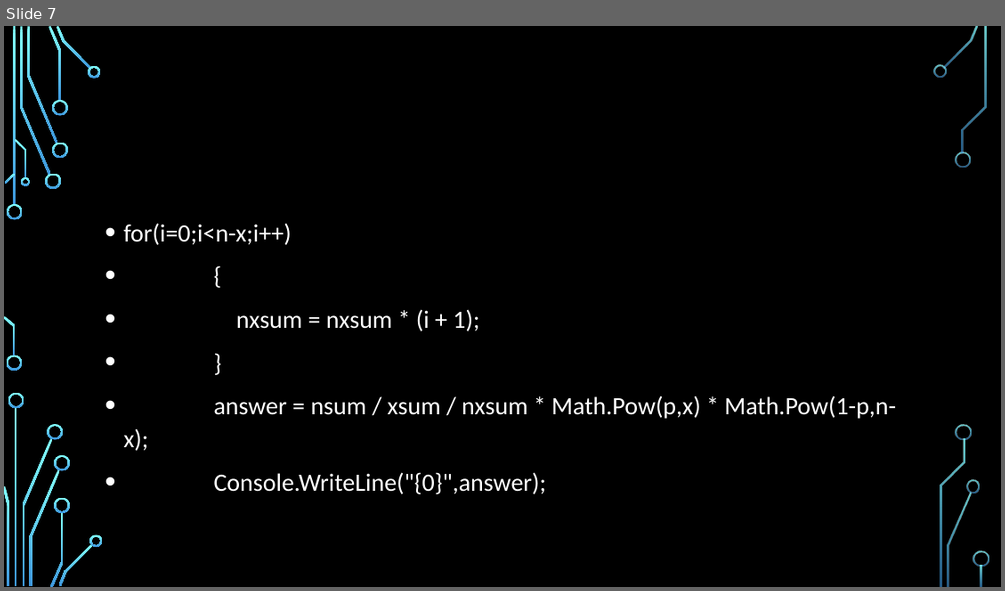
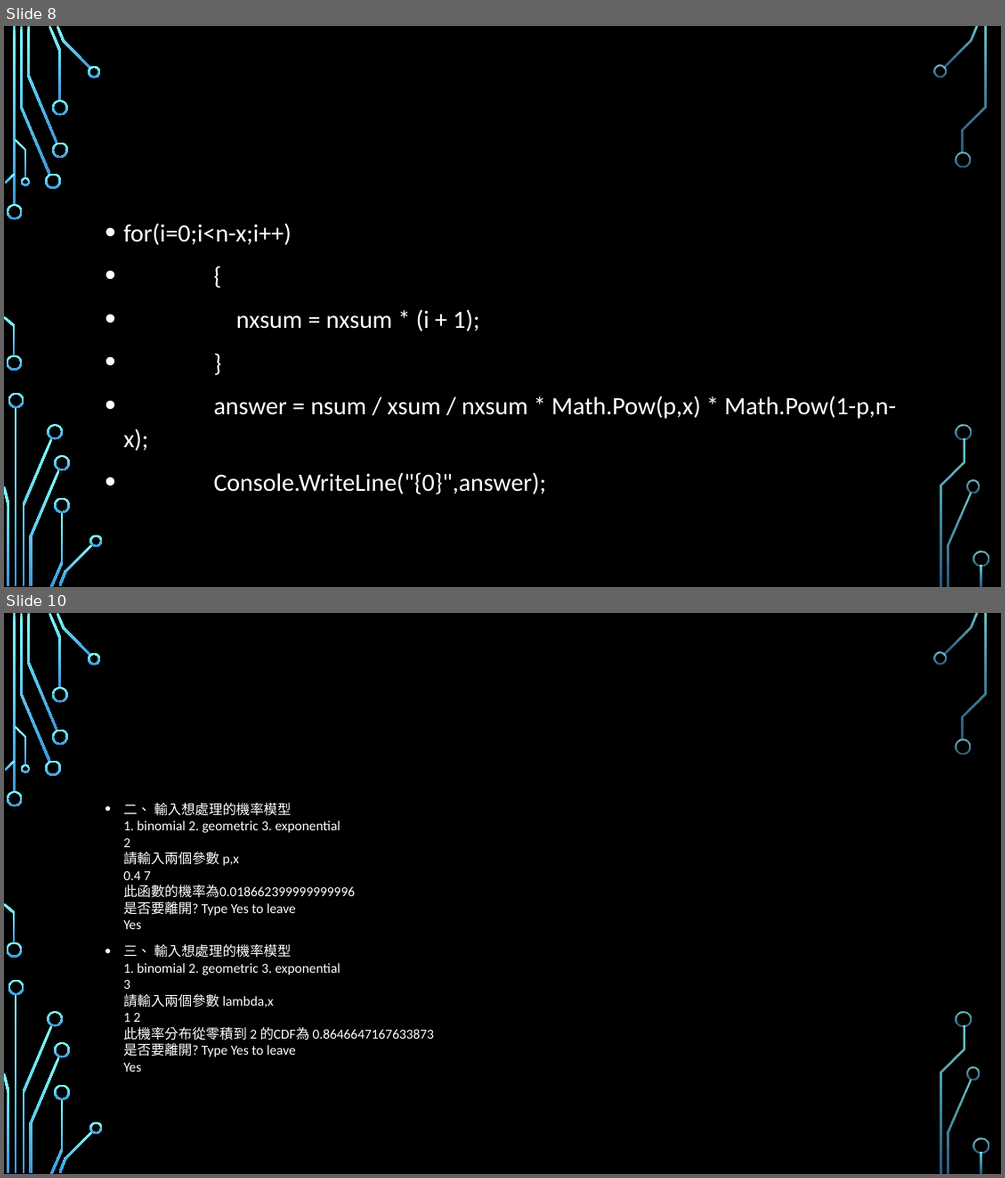
Before and after one commit to fordevoted/1092_EE3031_Computer-Programming, a slide deck: homework/HW1/group4/b08507008.pptx. Shown one above the other, each under a label of ours: slide 7 before the commit, slides 8 and 10 after it; the slides between them are not shown. The pictures are 1005x591 and 1005x1178 pixels, drawn with LibreOffice and Linux fonts; fonts in the diff are those of the drawing; background and template pictures are left out. Boxes give left, top, right and bottom in pixels: in the first picture for what was removed or moved away, otherwise in the second. Text is boxed around its words. In the diff, an @@ line names an element or a change of style, - is before the commit and + after.

```diff
--- a/homework/HW1/group4/b08507008.pptx
+++ b/homework/HW1/group4/b08507008.pptx
@@ slide 10 added at bbox=[4, 613, 1001, 1174], background picture (left out); not listed: 36 template elements that a slide beside it also shows @@
@@ text added at bbox=[123, 803, 434, 1071], 13.2 pt, text #FFFFFF @@
+• 二、 輸入想處理的機率模型
+  1. binomial 2. geometric 3. exponential
+  2
+  請輸入兩個參數 p,x
+  0.4 7
+  此函數的機率為0.018662399999999996
+  是否要離開? Type Yes to leave
+  Yes
+• 三、 輸入想處理的機率模型
+  1. binomial 2. geometric 3. exponential
+  3
+  請輸入兩個參數 lambda,x
+  1 2
+  此機率分布從零積到 2 的CDF為 0.8646647167633873
+  是否要離開? Type Yes to leave
+  Yes
@@ what was slide 7 is now slide 8 @@
```
Also in this commit, not shown: 2 other slides added.
